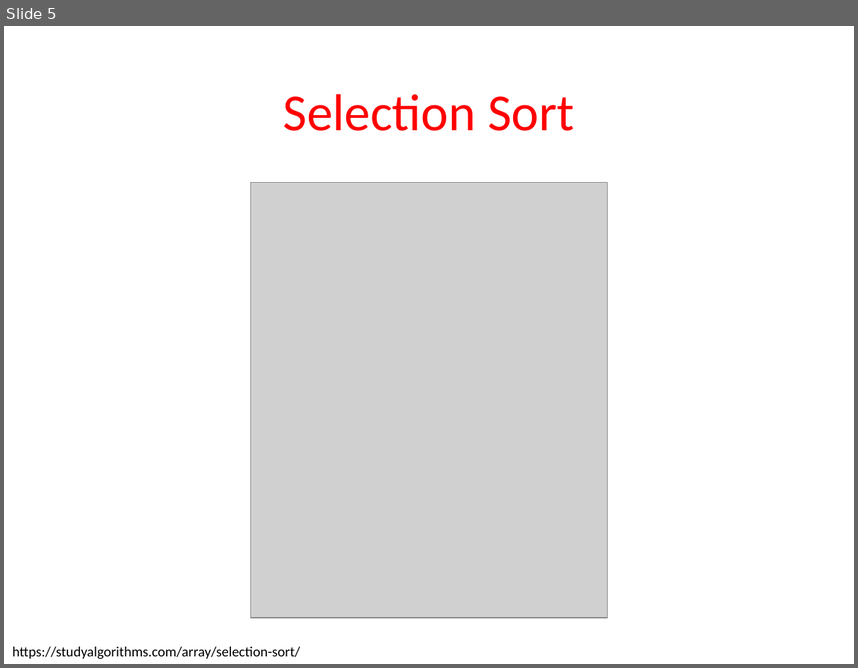
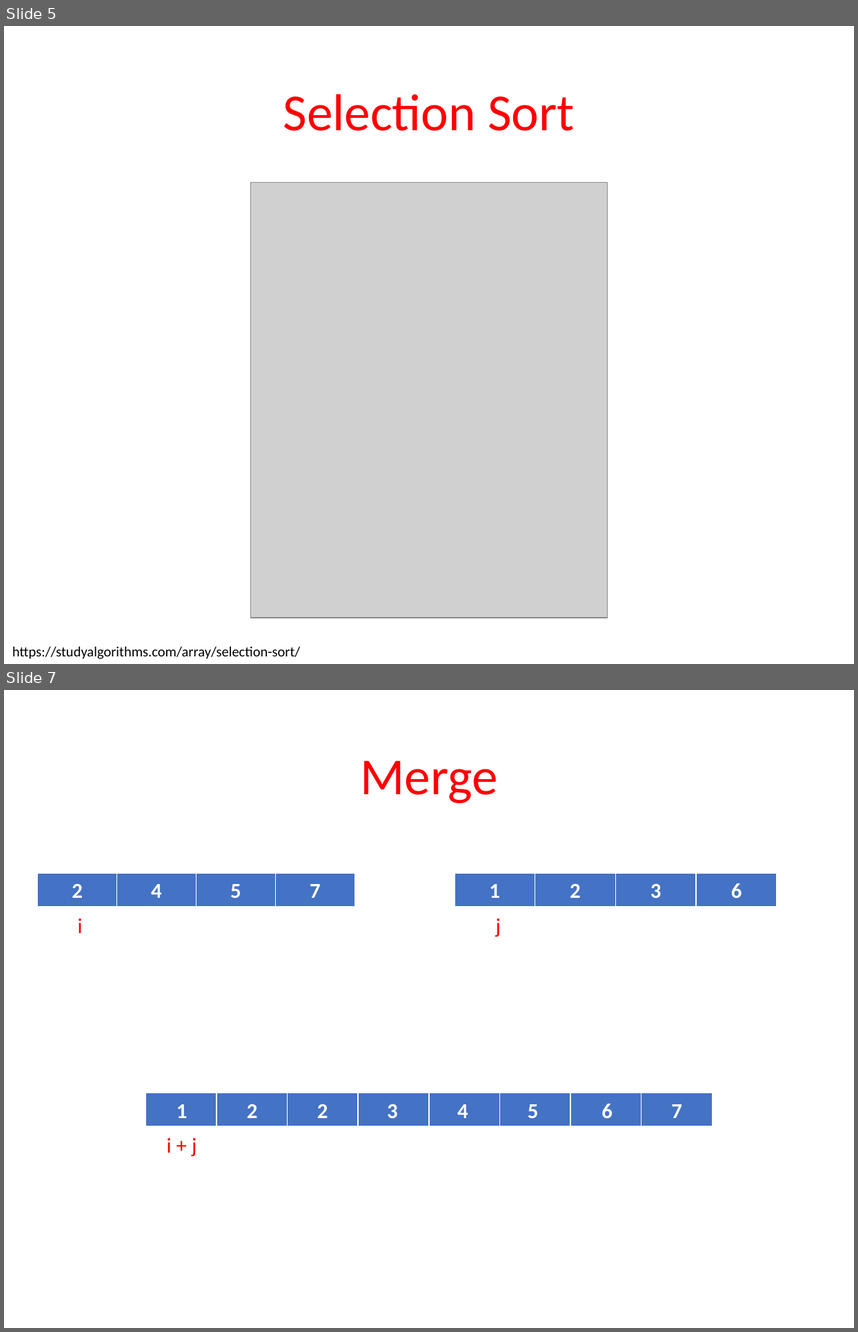
Before and after one commit to melbournebioinformatics/COMP90014_2025, a slide deck: tutorials/week1/week01-tutorial.pptx. Shown one above the other, each under a label of ours: slide 5 before the commit, slides 5 and 7 after it; the slides between them are not shown. The pictures are 858x668 and 858x1332 pixels, drawn with LibreOffice and Linux fonts; fonts in the diff are those of the drawing; grey boxes stand for pictures. Boxes give left, top, right and bottom in pixels: in the first picture for what was removed or moved away, otherwise in the second. Text is boxed around its words. In the diff, an @@ line names an element or a change of style, - is before the commit and + after.

```diff
--- a/tutorials/week1/week01-tutorial.pptx
+++ b/tutorials/week1/week01-tutorial.pptx
@@ slide 7 added at (x1=4, y1=690, x2=854, y2=1328), background #FFFFFF @@
@@ text added at (x1=360, y1=760, x2=497, y2=803), 44 pt, text #FF0000 @@
+Merge
@@ table added at (x1=37, y1=874, x2=353, y2=909), 1 rows, 4 columns @@
+2 | 4 | 5 | 7
@@ table added at (x1=455, y1=874, x2=777, y2=909), 1 rows, 4 columns @@
+1 | 2 | 3 | 6
@@ text added at (x1=78, y1=918, x2=83, y2=933), 18 pt, text #FF0000 @@
+i
@@ text added at (x1=496, y1=918, x2=501, y2=937), 18 pt, text #FF0000 @@
+j
@@ table added at (x1=146, y1=1093, x2=711, y2=1127), 1 rows, 8 columns @@
+ |  |  |  |  |  |  | 
@@ text added at (x1=602, y1=1103, x2=613, y2=1118), 18 pt, text #FFFFFF, bold @@
+6
@@ text added at (x1=176, y1=1104, x2=188, y2=1118), 18 pt, text #FFFFFF, bold @@
+1
@@ text added at (x1=247, y1=1104, x2=258, y2=1118), 18 pt, text #FFFFFF, bold @@
+2
@@ text added at (x1=317, y1=1104, x2=328, y2=1118), 18 pt, text #FFFFFF, bold @@
+2
@@ text added at (x1=387, y1=1104, x2=398, y2=1118), 18 pt, text #FFFFFF, bold @@
+3
@@ text added at (x1=457, y1=1104, x2=468, y2=1118), 18 pt, text #FFFFFF, bold @@
+4
@@ text added at (x1=528, y1=1104, x2=539, y2=1118), 18 pt, text #FFFFFF, bold @@
+5
@@ text added at (x1=671, y1=1104, x2=682, y2=1118), 18 pt, text #FFFFFF, bold @@
+7
@@ text added at (x1=167, y1=1138, x2=197, y2=1156), 18 pt, text #FF0000 @@
+i + j
```
Also in this commit, not shown: 1 slide changed, 6 other files.
